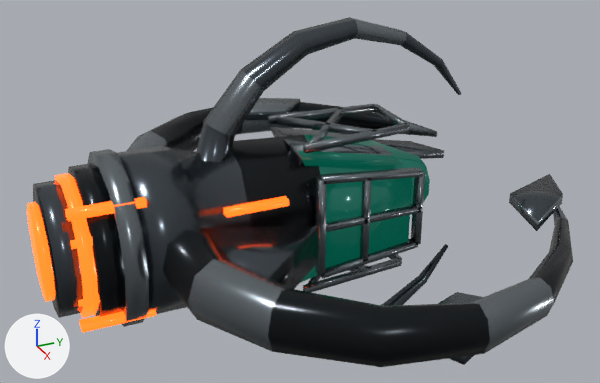
Before and after pictures for a commit that changed the Blender file DRONE_v2.blend.
Before and after are seen from a 50 mm lens placed at (0.905, -0.388, 0.468), pointed at (0.0, 0.019, 0.015). The axes (+X, +Y, +Z) are drawn at lower left. The lights are the same throughout. The first picture is the older version.

Objects in the first picture: 'DRONE_v2'.
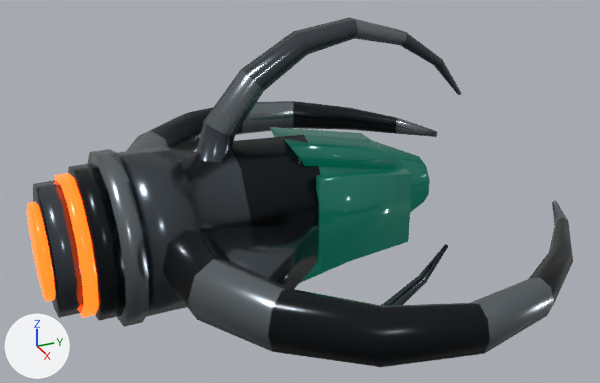
Changed parts and their boxes (x1, y1, x2, y2) in the pictures (600 x 383 px):
part 1 of me_drone_v2_mesh, deleted: before (65, 98, 563, 365)
part 2 of me_drone_v2_mesh, recoloured (grey to dark cyan): before (270, 127, 393, 178); after (270, 127, 412, 270)

Patch to the scene script:
```diff
--- a/DRONE_v2.blend.py
+++ b/DRONE_v2.blend.py
@@ me_drone_v2_mesh @@
 # used by ob_drone_v2; location = (0.0, 0.0, 0.0)
-me_drone_v2_mesh.from_pydata(...)  # 678 vertices, 1188 faces; spans x -0.364..0.364, y -0.318..0.324, z -0.235..0.235
+me_drone_v2_mesh.from_pydata(...)  # 470 vertices, 876 faces; spans x -0.364..0.364, y -0.318..0.324, z -0.235..0.235
+# me_drone_v2_mesh part 1: 26 loose pieces with 208 vertices, spanning x -0.346..0.346, y -0.286..0.324, z -0.103..0.103, are deleted
+# me_drone_v2_mesh part 2: 24 faces spanning x -0.044..0.077, y -0.005..0.146, z -0.094..0.094 switch from mat_killer_bordi_consumati (grey #798186) to mat_killer_vetro_cockpit (dark cyan #1d4d48)
 me_drone_v2_mesh.materials.append(mat_killer_nero_corazzato)
```
